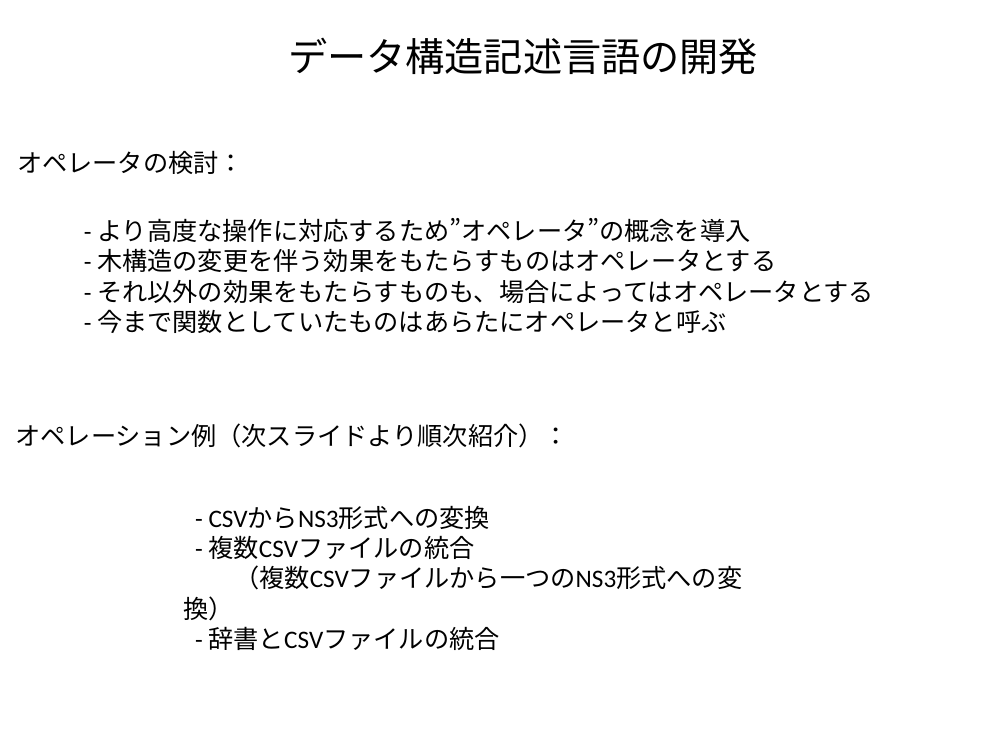
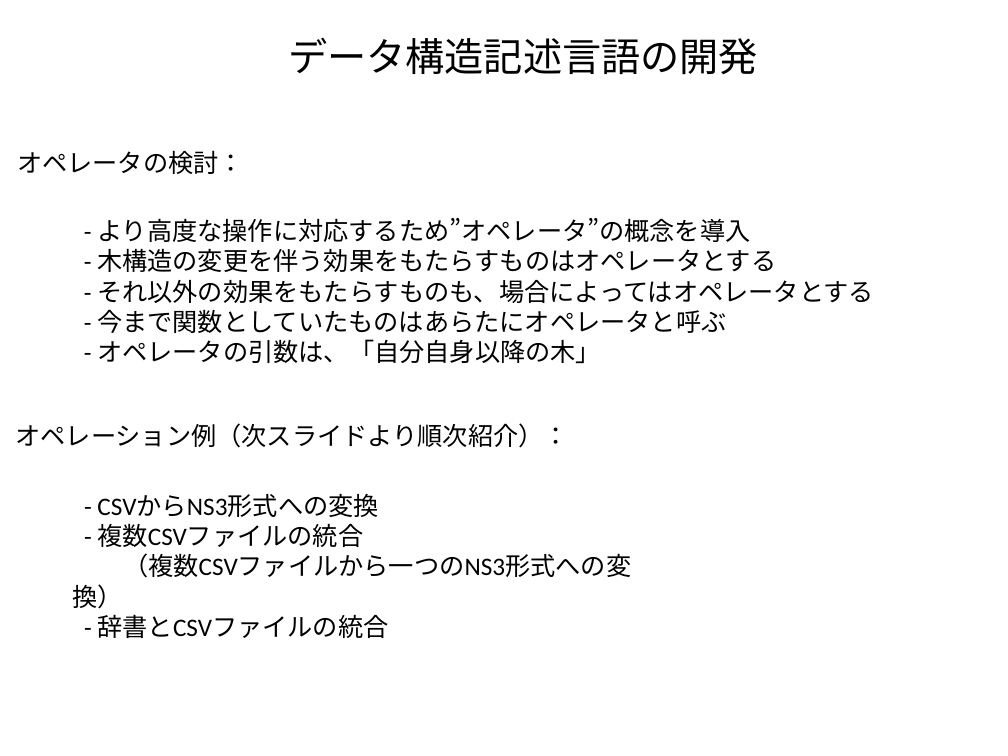
Before and after one commit to kouamano/RECURSIVE-SYSTEM, a slide deck: slide 3 of Document/tq_op_example.odp. Drawn at 1008x756 pixels with LibreOffice and Linux fonts; fonts in the diff are those of the drawing. Boxes give left, top, right and bottom in pixels: in the first picture for what was removed or moved away, otherwise in the second. Text is boxed around its words. In the diff, an @@ line names an element or a change of style, - is before the commit and + after.

```diff
--- a/Document/tq_op_example.odp
+++ b/Document/tq_op_example.odp
@@ text at bbox=[97, 339, 601, 364]: paragraph added @@
+- オペレータの引数は、「自分自身以降の木」
@@ text "- CSVからNS3形式への変換": place and size @@
-text "- CSVからNS3形式への変換" at bbox=[209, 506, 742, 650]
+text "- CSVからNS3形式への変換" at bbox=[97, 495, 631, 638]
```
Also in this commit, not shown: 1 other slide changed, 2 slides added.
